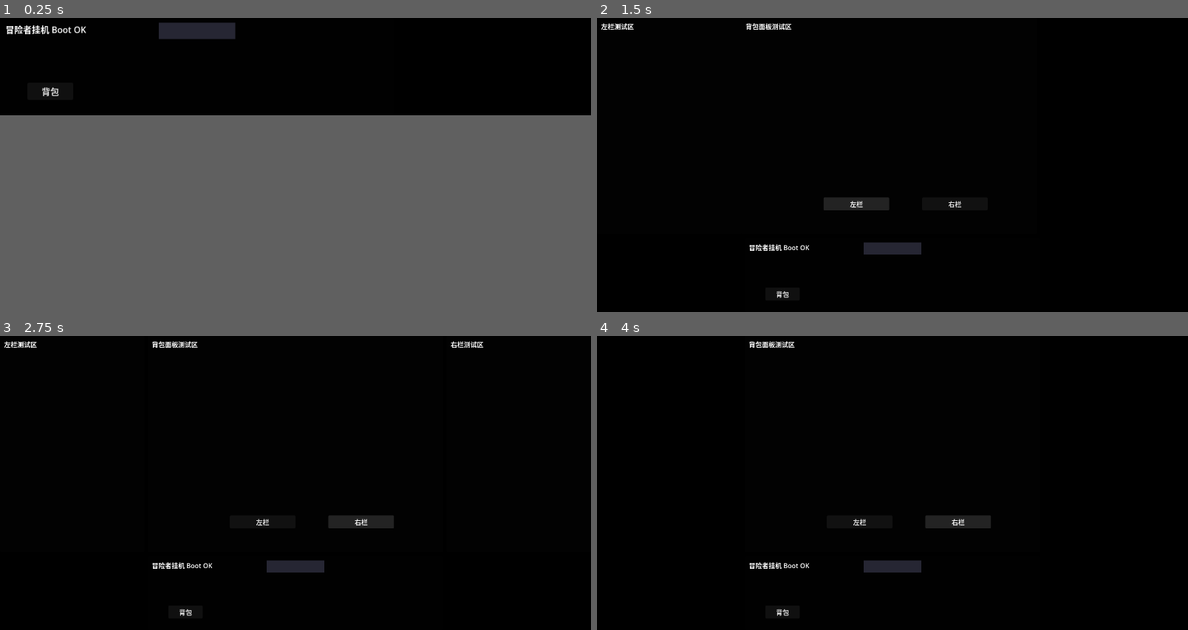
Above: before the commit, frames 1-4 (two rows, left to right).
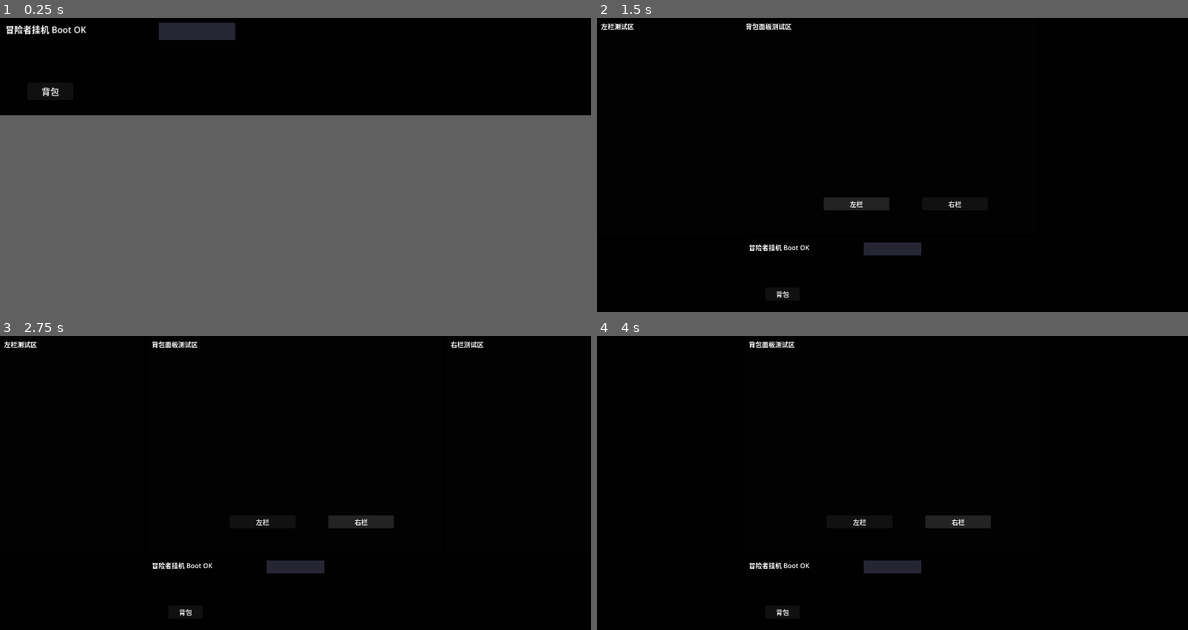
Above: after the commit, the same moments.

Repository: xiaowei2016/roguefall
Game: Godot game, scene res://scenes/main.tscn
The game is run twice, just before and just after one commit, with the same random seed, the same clock (stepped at 60 frames per second) and the same inputs.
Inputs:
- Up to frame 1 (0.25 s): no input
- Up to frame 2 (1.5 s): click "背包" at 0.5 s; click "左栏" at 1.25 s
- Up to frame 3 (2.75 s): click "右栏" at 2 s
- Up to frame 4 (4 s): click "左栏" at 2.75 s; click "右栏" at 3.5 s

The runs differ from the first frame. In frame 1, less than 0.1% of the frame differs, in the area x 26-40%, y 7-8%; in frame 2, less than 0.1%; in frame 3, less than 0.1%; in frame 4, less than 0.1%.

Commit message:
fix: use real native passthrough polygons

Diff:
--- a/scenes/main.tscn
+++ b/scenes/main.tscn
@@ -1,6 +1,7 @@
-[gd_scene load_steps=2 format=3 uid="uid://o3avwt23wc0a"]
+[gd_scene load_steps=3 format=3 uid="uid://o3avwt23wc0a"]
 
 [ext_resource type="Script" path="res://scripts/main.gd" id="1"]
+[ext_resource type="Script" path="res://scripts/drag_handle.gd" id="2"]
 
 [node name="MainRoot" type="Control"]
 layout_mode = 0
@@ -131,12 +132,14 @@
 offset_left = 290.0
 offset_top = 10.0
 offset_right = 430.0
-offset_bottom = 40.0
+offset_bottom = 42.0
 mouse_filter = 1
+script = ExtResource("2")
+custom_minimum_size = Vector2(120, 32)
 
 [node name="ColorRect" type="ColorRect" parent="PanelRoot/BattleBar/DragHandle"]
 layout_mode = 0
 offset_right = 140.0
-offset_bottom = 30.0
+offset_bottom = 32.0
 color = Color(0.3, 0.3, 0.4, 0.5)
 mouse_filter = 2
--- /dev/null
+++ b/scripts/drag_handle.gd
@@ -0,0 +1,8 @@
+extends Control
+
+
+func _gui_input(event: InputEvent) -> void:
+	if event is InputEventMouseButton:
+		if event.button_index == MOUSE_BUTTON_LEFT and event.pressed:
+			print("DRAG start_drag called")
+			get_window().start_drag()
--- a/scripts/main.gd
+++ b/scripts/main.gd
@@ -1,10 +1,30 @@
 extends Control
 
+# 布局常量
+const _LEFT_W := 352
+const _LEFT_H := 530
+const _CENTER_W := 720
+const _CENTER_H := 530
+const _RIGHT_W := 352
+const _RIGHT_H := 530
+const _BATTLE_W := 720
+const _BATTLE_H := 180
+const _GAP_H := 8
+const _GAP_V := 10
+const _FULL_W := 1440  # _LEFT_W + _RIGHT_W + _CENTER_W + 2*_GAP_H
+const _FULL_H := 720  # _LEFT_H + _BATTLE_H + _GAP_V
+const _COMPACT_W := 1080
+const _COMPACT_H := 180
+
+const _CENTER_X := _LEFT_W + _GAP_H
+const _RIGHT_X := _CENTER_X + _CENTER_W + _GAP_H
+const _BATTLE_X := _LEFT_W + _GAP_H
+const _BATTLE_Y := _LEFT_H + _GAP_V
+
 enum Mode { BATTLE_ONLY, CENTER_BATTLE, LEFT_CENTER_BATTLE, CENTER_RIGHT_BATTLE, FULL }
 
 var _current_mode := Mode.BATTLE_ONLY
-var _full_size := Vector2i(1440, 720)
-var _compact_size := Vector2i(1080, 180)
+
 
 func _ready() -> void:
 	mouse_filter = Control.MOUSE_FILTER_IGNORE
@@ -14,65 +34,91 @@
 	win.always_on_top = true
 	win.unresizable = true
 	win.transparent = true
-	win.size = _compact_size
+	win.size = Vector2i(_COMPACT_W, _COMPACT_H)
 	win.position = Vector2i(100, 100)
 	win.mouse_passthrough = false
-
-	# 确保 DragHandle 可接收事件，ColorRect 不拦截
-	var dh := $PanelRoot/BattleBar/DragHandle
-	dh.mouse_filter = Control.MOUSE_FILTER_STOP
-	dh.get_node("ColorRect").mouse_filter = Control.MOUSE_FILTER_IGNORE
 
 	# 信号连接
 	$PanelRoot/BattleBar/Button.pressed.connect(_on_bag_button_pressed)
 	$PanelRoot/CenterPanel/Button.pressed.connect(_on_left_button_pressed)
 	$PanelRoot/CenterPanel/Button2.pressed.connect(_on_right_button_pressed)
-	$PanelRoot/BattleBar/DragHandle.gui_input.connect(_on_drag_handle_input)
-
-	# 初始 polygon
+
+	# 初始化
 	_apply_passthrough()
 	print("冒险者挂机 Boot OK")
 
-# --- 拖动（仅用原生 start_drag）---
-func _on_drag_handle_input(event: InputEvent) -> void:
-	if event is InputEventMouseButton:
-		if event.button_index == MOUSE_BUTTON_LEFT and event.pressed:
-			get_window().start_drag()
-
-# --- 统一 polygon 构建：从 visible 面板 Rect2 包围盒推导 ---
+
+# --- 原生 polygon：每个模式生成真实 PackedVector2Array ---
 func _apply_passthrough() -> void:
-	var panel_root := $PanelRoot
-	var rects: Array[Rect2] = []
-
-	for panel_name in ["LeftPanel", "CenterPanel", "RightPanel", "BattleBar"]:
-		var panel := panel_root.get_node(panel_name) as Control
-		if panel and panel.visible:
-			rects.append(panel.get_rect())
-
-	if rects.is_empty():
-		return
-
-	var merged := rects[0]
-	for i in range(1, rects.size()):
-		merged = merged.merge(rects[i])
-
-	var poly := PackedVector2Array()
-	poly.append(merged.position)
-	poly.append(Vector2(merged.end.x, merged.position.y))
-	poly.append(merged.end)
-	poly.append(Vector2(merged.position.x, merged.end.y))
+	var poly: PackedVector2Array
+
+	match _current_mode:
+		Mode.BATTLE_ONLY:
+			# BattleBar (0,0)-(BATTLE_W,BATTLE_H) 在紧凑窗口中
+			poly = PackedVector2Array([
+				Vector2(0, 0),
+				Vector2(_BATTLE_W, 0),
+				Vector2(_BATTLE_W, _BATTLE_H),
+				Vector2(0, _BATTLE_H),
+			])
+		Mode.CENTER_BATTLE:
+			# CenterPanel + BattleBar 720×720 @ (_CENTER_X,0)
+			poly = PackedVector2Array([
+				Vector2(_CENTER_X, 0),
+				Vector2(_CENTER_X + _CENTER_W, 0),
+				Vector2(_CENTER_X + _CENTER_W, _FULL_H),
+				Vector2(_CENTER_X, _FULL_H),
+			])
+		Mode.LEFT_CENTER_BATTLE:
+			# 左栏+中栏+底部中间的 L/T 形
+			var center_right := _LEFT_W + _CENTER_W   # 1072
+			var battle_right := _BATTLE_X + _BATTLE_W  # 1080
+			poly = PackedVector2Array([
+				Vector2(0, 0),
+				Vector2(center_right, 0),
+				Vector2(center_right, _LEFT_H),
+				Vector2(battle_right, _LEFT_H),
+				Vector2(battle_right, _FULL_H),
+				Vector2(_BATTLE_X, _FULL_H),
+				Vector2(_BATTLE_X, _LEFT_H),
+				Vector2(0, _LEFT_H),
+			])
+		Mode.CENTER_RIGHT_BATTLE:
+			# 中栏+右栏+底部中间的 L/T 形
+			var battle_right := _BATTLE_X + _BATTLE_W  # 1080
+			poly = PackedVector2Array([
+				Vector2(_CENTER_X, 0),
+				Vector2(_FULL_W, 0),
+				Vector2(_FULL_W, _LEFT_H),
+				Vector2(battle_right, _LEFT_H),
+				Vector2(battle_right, _FULL_H),
+				Vector2(_CENTER_X, _FULL_H),
+			])
+		Mode.FULL:
+			# 三栏顶部 + 底部中间战斗条的 T 形
+			# 形状等价: [(0,0),(1440,0),(1440,540),(1080,540),(1080,720),(360,720),(360,540),(0,540)]
+			var battle_right := _BATTLE_X + _BATTLE_W  # 1080
+			poly = PackedVector2Array([
+				Vector2(0, 0),
+				Vector2(_FULL_W, 0),
+				Vector2(_FULL_W, _BATTLE_Y),
+				Vector2(battle_right, _BATTLE_Y),
+				Vector2(battle_right, _FULL_H),
+				Vector2(_BATTLE_X, _FULL_H),
+				Vector2(_BATTLE_X, _BATTLE_Y),
+				Vector2(0, _BATTLE_Y),
+			])
 
 	get_window().mouse_passthrough_polygon = poly
 
-	# 调试日志
-	var panel_names: Array[String] = []
-	for panel_name in ["LeftPanel", "CenterPanel", "RightPanel", "BattleBar"]:
-		var p := panel_root.get_node(panel_name) as Control
-		if p and p.visible:
-			panel_names.append(panel_name)
-	print("PASSTHROUGH mode=%d size=%s panels=%s poly_rect=%s" % [
-		_current_mode, get_window().size, ", ".join(panel_names), merged
+	# 日志打印 polygon_points
+	var pts: Array[String] = []
+	for v in poly:
+		pts.append("(%d,%d)" % [int(v.x), int(v.y)])
+	print("PASSTHROUGH mode=%d size=%s polygon_points=[%s]" % [
+		_current_mode, get_window().size, ", ".join(pts)
 	])
+
 
 # --- 模式切换 ---
 func _apply_mode(mode: Mode) -> void:
@@ -86,45 +132,46 @@
 
 	match mode:
 		Mode.BATTLE_ONLY:
-			win.size = _compact_size
+			win.size = Vector2i(_COMPACT_W, _COMPACT_H)
 			left.visible = false
 			center.visible = false
 			right.visible = false
 			battle.position = Vector2(0, 0)
 		Mode.CENTER_BATTLE:
-			win.size = _full_size
+			win.size = Vector2i(_FULL_W, _FULL_H)
 			left.visible = false
 			center.visible = true
 			right.visible = false
-			center.position = Vector2(360, 0)
-			battle.position = Vector2(360, 540)
-		Mode.LEFT_CENTER_BATTLE:
-			win.size = _full_size
+			center.position = Vector2(_CENTER_X, 0)
+			battle.position = Vector2(_BATTLE_X, _BATTLE_Y)
+		Mode.LEFT_CENTER_BATTLE:
+			win.size = Vector2i(_FULL_W, _FULL_H)
 			left.visible = true
 			center.visible = true
 			right.visible = false
 			left.position = Vector2(0, 0)
-			center.position = Vector2(352, 0)
-			battle.position = Vector2(360, 540)
-		Mode.CENTER_RIGHT_BATTLE:
-			win.size = _full_size
+			center.position = Vector2(_LEFT_W, 0)
+			battle.position = Vector2(_BATTLE_X, _BATTLE_Y)
+		Mode.CENTER_RIGHT_BATTLE:
+			win.size = Vector2i(_FULL_W, _FULL_H)
 			left.visible = false
 			center.visible = true
 			right.visible = true
-			center.position = Vector2(360, 0)
-			right.position = Vector2(1088, 0)
-			battle.position = Vector2(360, 540)
-		Mode.FULL:
-			win.size = _full_size
+			center.position = Vector2(_CENTER_X, 0)
+			right.position = Vector2(_RIGHT_X, 0)
+			battle.position = Vector2(_BATTLE_X, _BATTLE_Y)
+		Mode.FULL:
+			win.size = Vector2i(_FULL_W, _FULL_H)
 			left.visible = true
 			center.visible = true
 			right.visible = true
 			left.position = Vector2(0, 0)
-			center.position = Vector2(360, 0)
-			right.position = Vector2(1088, 0)
-			battle.position = Vector2(360, 540)
+			center.position = Vector2(_CENTER_X, 0)
+			right.position = Vector2(_RIGHT_X, 0)
+			battle.position = Vector2(_BATTLE_X, _BATTLE_Y)
 
 	_apply_passthrough()
+
 
 # --- 按钮回调 ---
 func _on_bag_button_pressed() -> void:
